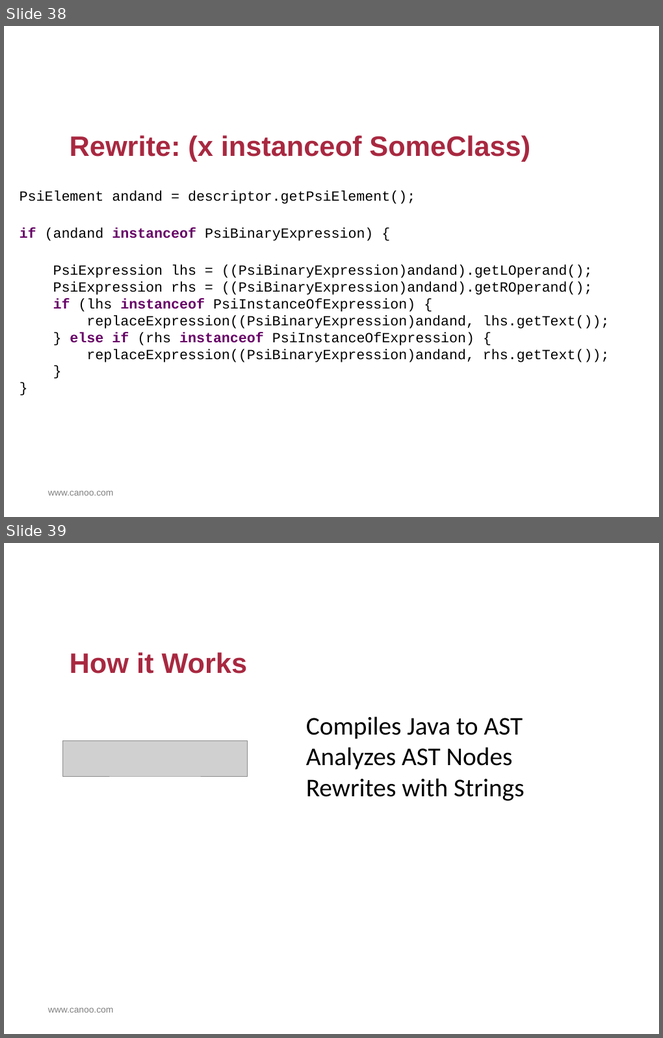
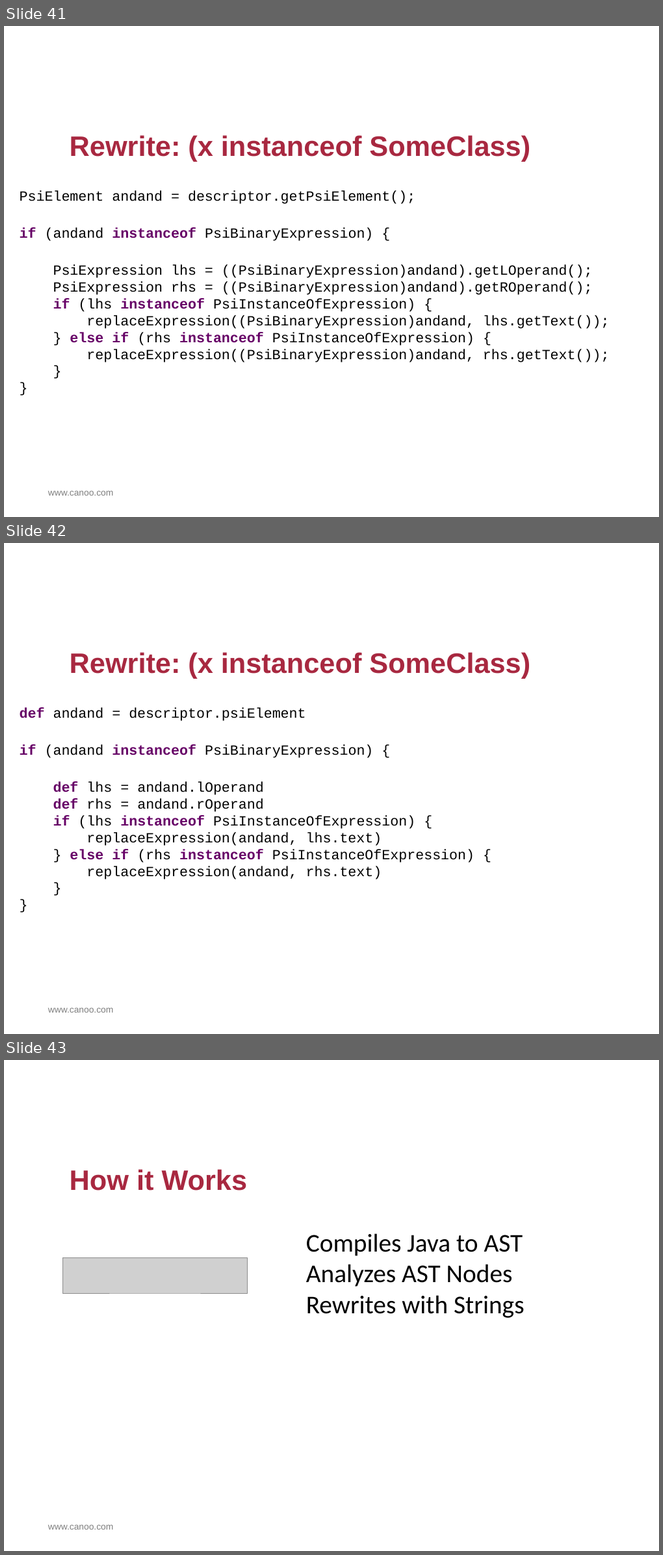
Before and after one commit to HamletDRC/presentations, a slide deck: asttransformations/AstTransformations.odp. Shown one above the other, each under a label of ours: slides 38 and 39 before the commit, slides 41, 42 and 43 after it. The pictures are 663x1038 and 663x1555 pixels, drawn with LibreOffice and Linux fonts; fonts in the diff are those of the drawing; grey boxes stand for pictures; background and template pictures are left out. Boxes give left, top, right and bottom in pixels: in the first picture for what was removed or moved away, otherwise in the second. Text is boxed around its words. In the diff, an @@ line names an element or a change of style, - is before the commit and + after.

```diff
--- a/asttransformations/AstTransformations.odp
+++ b/asttransformations/AstTransformations.odp
@@ slide 42 added at <box>4,543,659,1034</box>, background #FFFFFF; not listed: 1 template element that a slide beside it also shows @@
@@ title added at <box>70,652,530,678</box>, 44 pt, text #A82840, bold @@
+Rewrite: (x instanceof SomeClass)
@@ text added at <box>20,708,475,880</box>, 22 pt, text #000000 @@
+def andand = descriptor.psiElement
+if (andand instanceof PsiBinaryExpression) {
+def lhs = andand.lOperand
+def rhs = andand.rOperand
+if (lhs instanceof PsiInstanceOfExpression) {
+replaceExpression(andand, lhs.text)
+} else if (rhs instanceof PsiInstanceOfExpression) {
+replaceExpression(andand, rhs.text)
+}
+}
@@ what was slide 38 is now slide 41 @@
@@ what was slide 39 is now slide 43 @@
```
Also in this commit, not shown: 5 slides changed, 14 other slides added, 6 slides removed, 10 other files.
